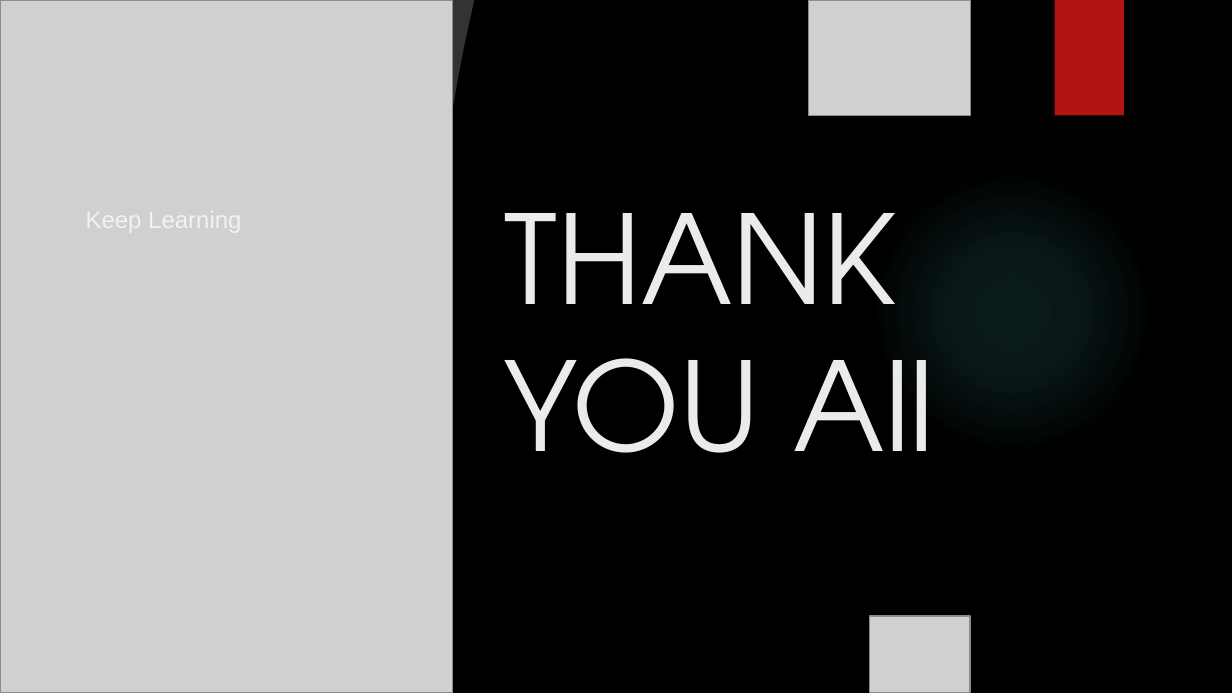
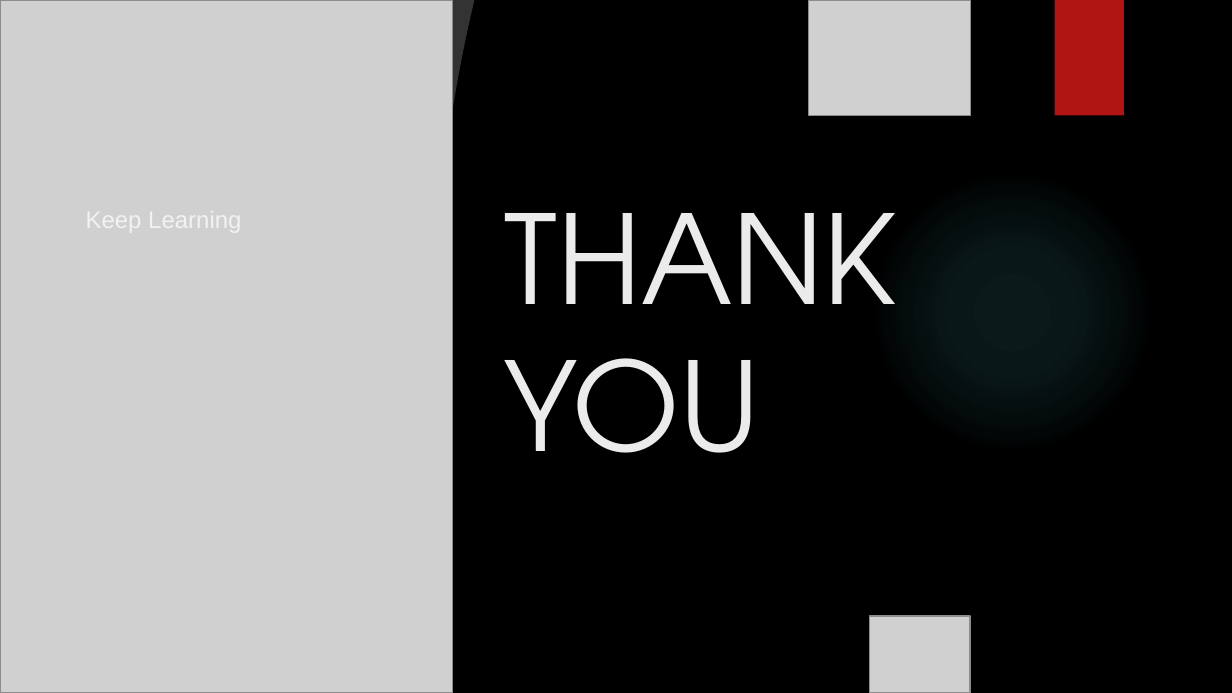
Before and after one commit to sagarsaurabhssnl/ATTENDANCE-APP, a slide deck: slide 12 of pitching.pptx (slide 11 before the commit). Drawn at 1232x693 pixels with LibreOffice and Linux fonts; fonts in the diff are those of the drawing; grey boxes stand for pictures; background and template pictures are left out. Boxes give left, top, right and bottom in pixels: in the first picture for what was removed or moved away, otherwise in the second. Text is boxed around its words. In the diff, an @@ line names an element or a change of style, - is before the commit and + after.

```diff
--- a/pitching.pptx
+++ b/pitching.pptx
@@ title at bbox=[505, 213, 897, 453]: text changed @@
-THANK YOU All
+THANK YOU
```
Also in this commit, not shown: 7 other slides changed, 1 slide added.
